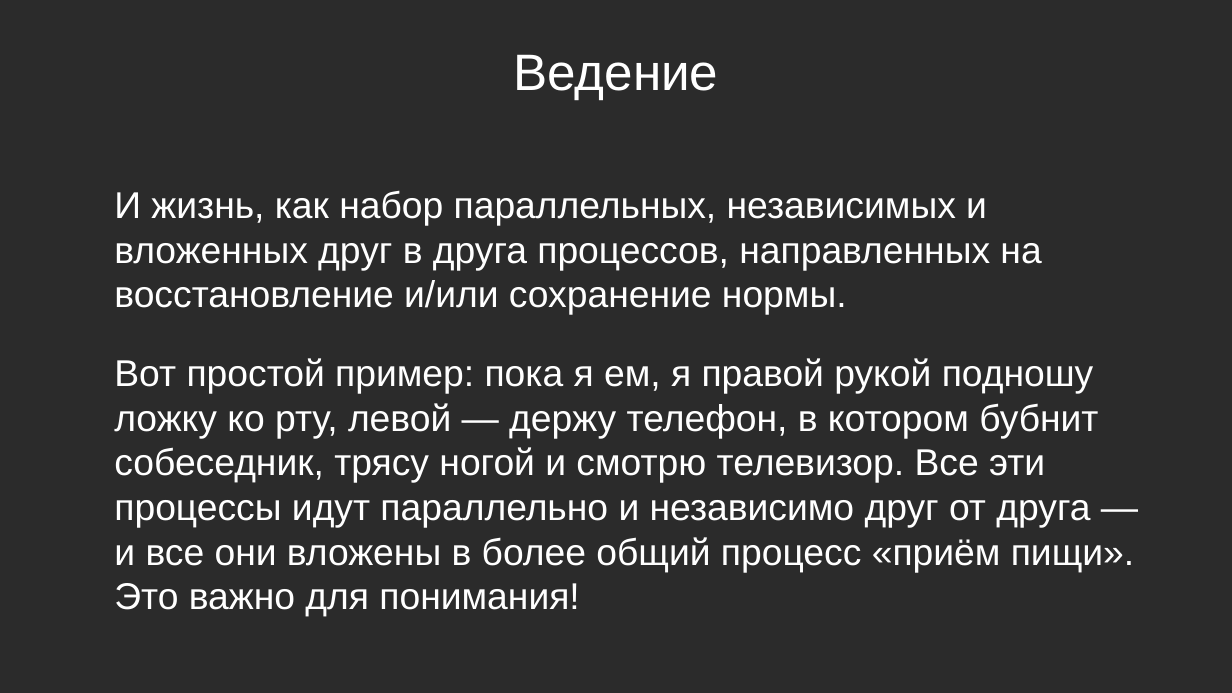
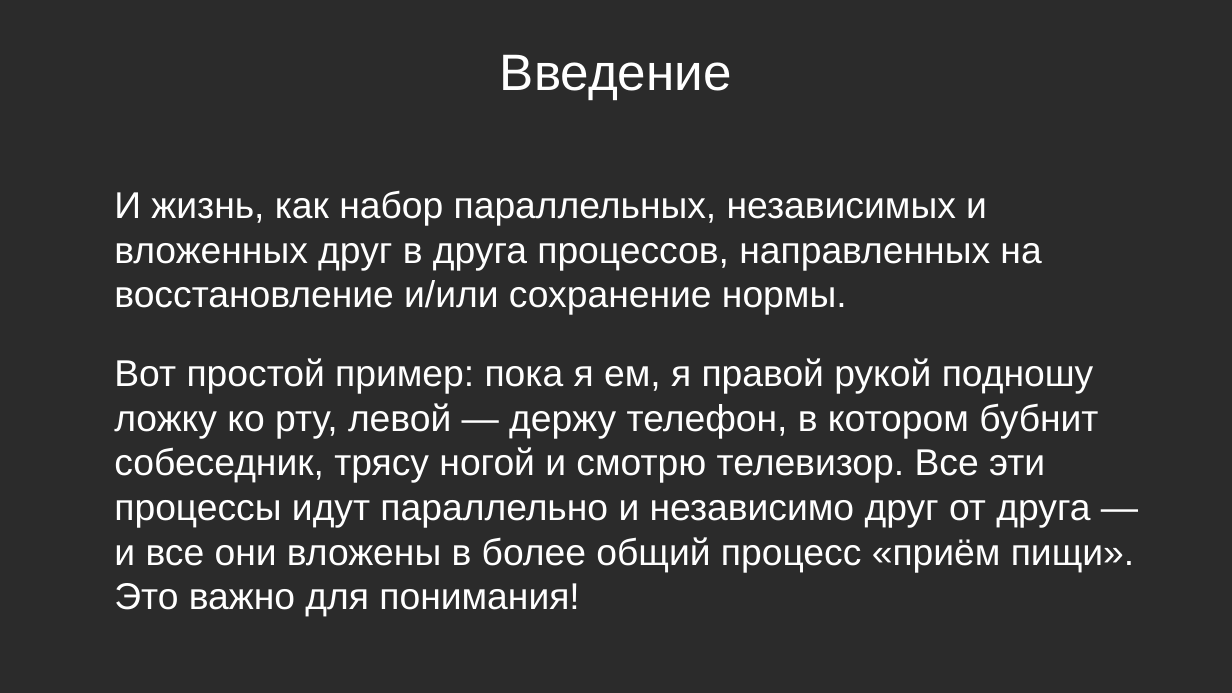
Before and after one commit to Chularev/articles, a slide deck: slide 5 of Psychology/Гомеостаз и мотивация (практика).odp. Drawn at 1232x693 pixels with LibreOffice and Linux fonts; fonts in the diff are those of the drawing; background and template pictures are left out; a plain dark background stands for a picture behind light text. Boxes give left, top, right and bottom in pixels: in the first picture for what was removed or moved away, otherwise in the second. Text is boxed around its words. In the diff, an @@ line names an element or a change of style, - is before the commit and + after.

```diff
--- a/Psychology/Гомеостаз и мотивация (практика).odp
+++ b/Psychology/Гомеостаз и мотивация (практика).odp
@@ title at (x1=500, y1=54, x2=732, y2=101): text changed @@
-Ведение
+Введение
```
Also in this commit, not shown: 3 other slides changed, 14 slides added, 1 slide removed.
